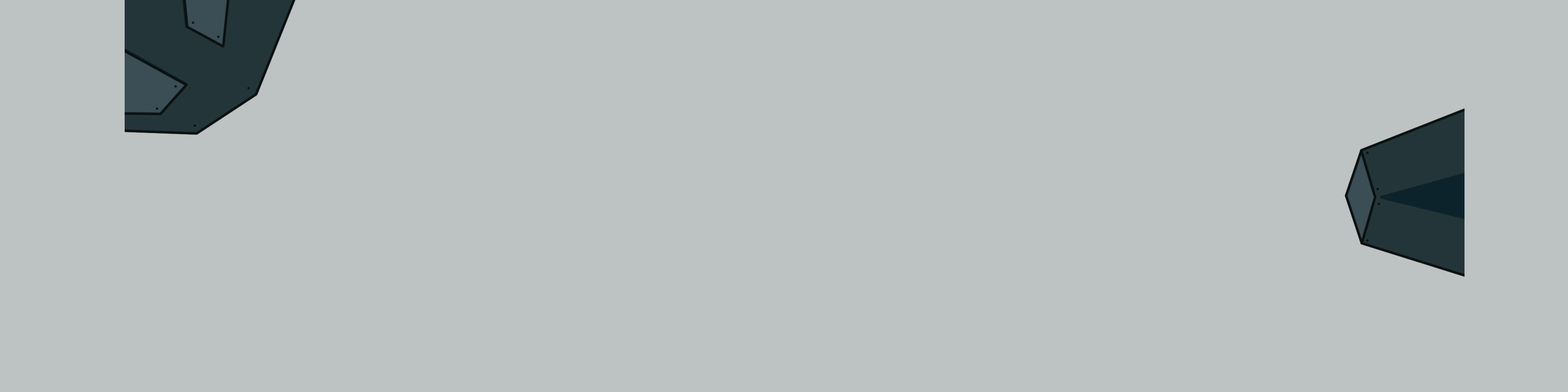
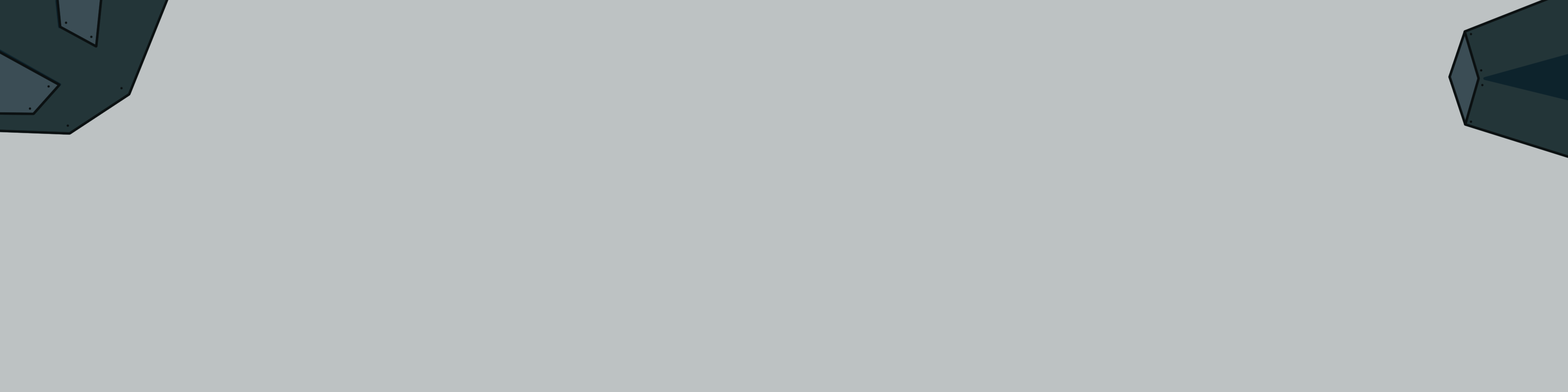
Layers edited between the first and the second (1568, 392) image:
painted on "Linework" over (0, 0, 1568, 278)
